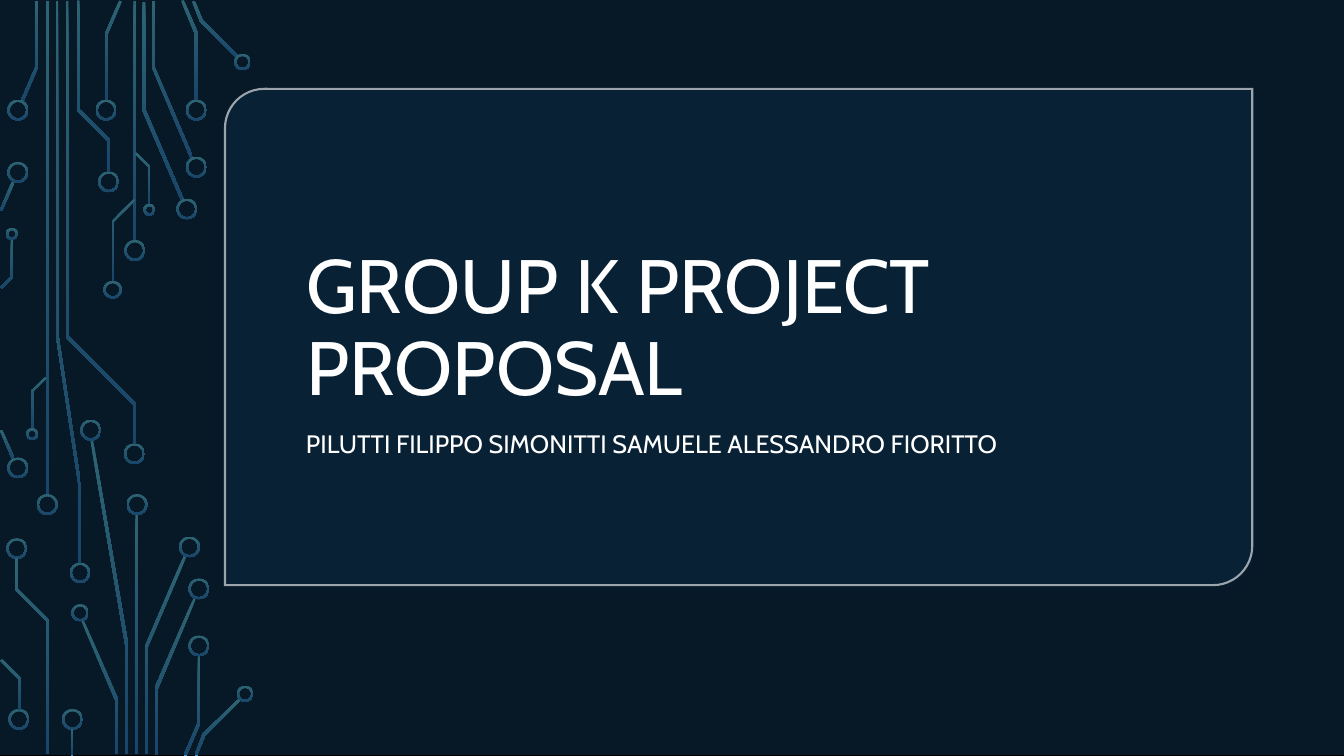
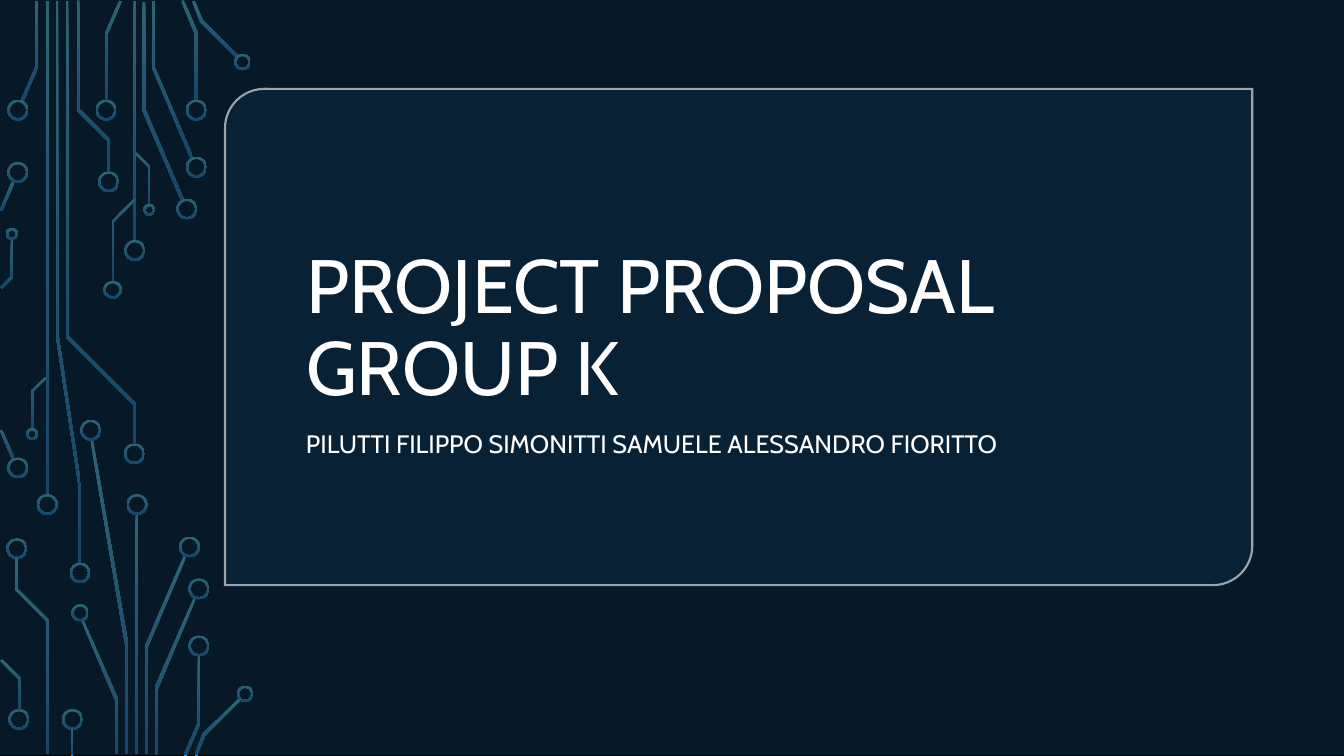
Before and after one commit to SSimuzzz/MobileRobotNavigation, a slide deck: slide 1 of Mini-Project/GroupK.pptx. Drawn at 1344x756 pixels with LibreOffice and Linux fonts; fonts in the diff are those of the drawing; background and template pictures are left out. Boxes give left, top, right and bottom in pixels: in the first picture for what was removed or moved away, otherwise in the second. Text is boxed around its words. In the diff, an @@ line names an element or a change of style, - is before the commit and + after.

Commit message:
Modified mini-project presentation

```diff
--- a/Mini-Project/GroupK.pptx
+++ b/Mini-Project/GroupK.pptx
@@ title at (x1=306, y1=259, x2=994, y2=396): text changed @@
-GROUP K PROJECT PROPOSAL
+PROJECT PROPOSAL
+GROUP K
```
Also in this commit, not shown: 6 other slides changed, 1 slide added, 1 slide removed, 1 other file.
